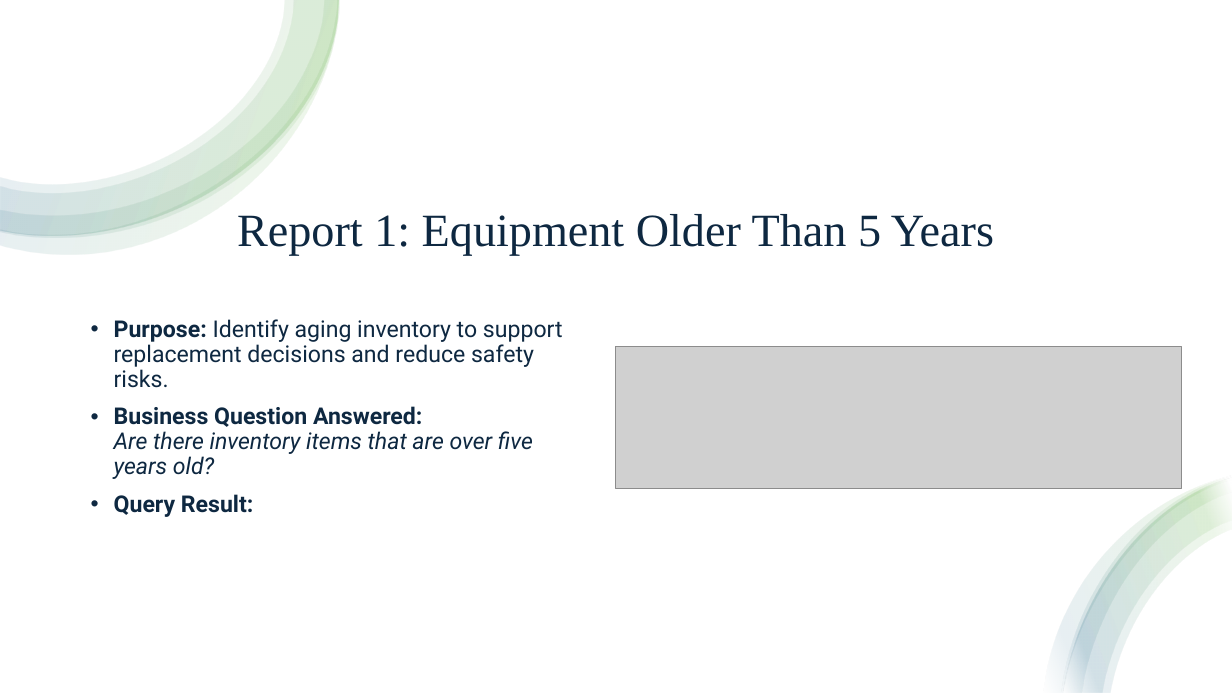
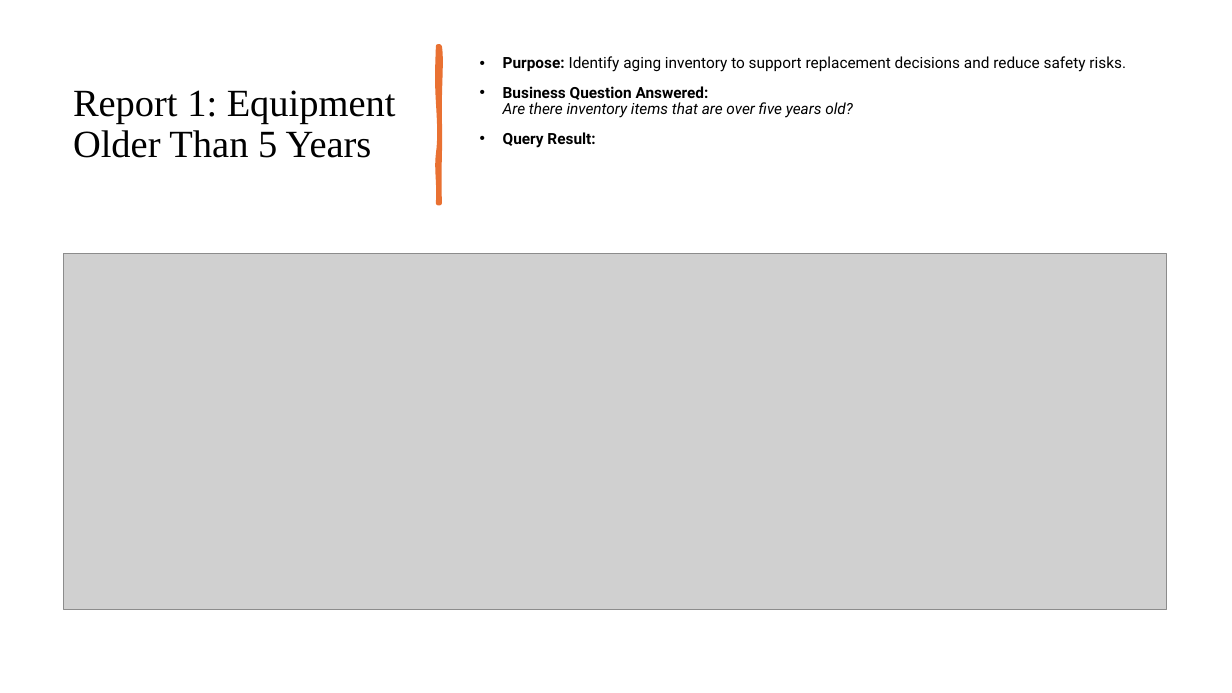
Before and after one commit to Panda-Alex21687/Green-Group, a slide deck: slide 7 of Milestone 4/Green Group Milestone 4.pptx. Drawn at 1232x693 pixels with LibreOffice and Linux fonts; fonts in the diff are those of the drawing; grey boxes stand for pictures. Boxes give left, top, right and bottom in pixels: in the first picture for what was removed or moved away, otherwise in the second. Text is boxed around its words. In the diff, an @@ line names an element or a change of style, - is before the commit and + after.

Commit message:
Added new Reports to Powerpoint and ERD

```diff
--- a/Milestone 4/Green Group Milestone 4.pptx
+++ b/Milestone 4/Green Group Milestone 4.pptx
@@ rectangle removed at (0,0,1232,693) @@
@@ group removed at (0,0,340,255): 4 freeform shapes @@
@@ title "Report 1: Equipment Older Than ...": place and size @@
-title "Report 1: Equipment Older Than ..." at (237,214,994,256)
+title "Report 1: Equipment Older Than ..." at (73,90,396,158)
@@ title "Report 1: Equipment Older Than ..." at (73,90,396,158): size 36 to 30 pt, text colour #0E2841 to #000000; alignment centre to left; vertical alignment bottom to middle @@
@@ freeform shape added at (438,46,440,203), fill #E97132, outline #E97132 3.25 pt @@
@@ text "Purpose: Identify aging inventory to ...": place and size @@
-text "Purpose: Identify aging inventory to ..." at (114,319,563,517)
+text "Purpose: Identify aging inventory to ..." at (503,56,1126,148)
@@ text "Purpose: Identify aging inventory to ..." at (503,56,1126,148): size 18 to 12 pt, text colour #0E2841 to #000000 @@
@@ picture added at (64,254,1167,610) @@
@@ picture removed at (616,347,1182,489) @@
@@ group removed at (1044,476,1232,693): 4 freeform shapes @@
```
Also in this commit, not shown: 5 other slides changed, 7 other files.
